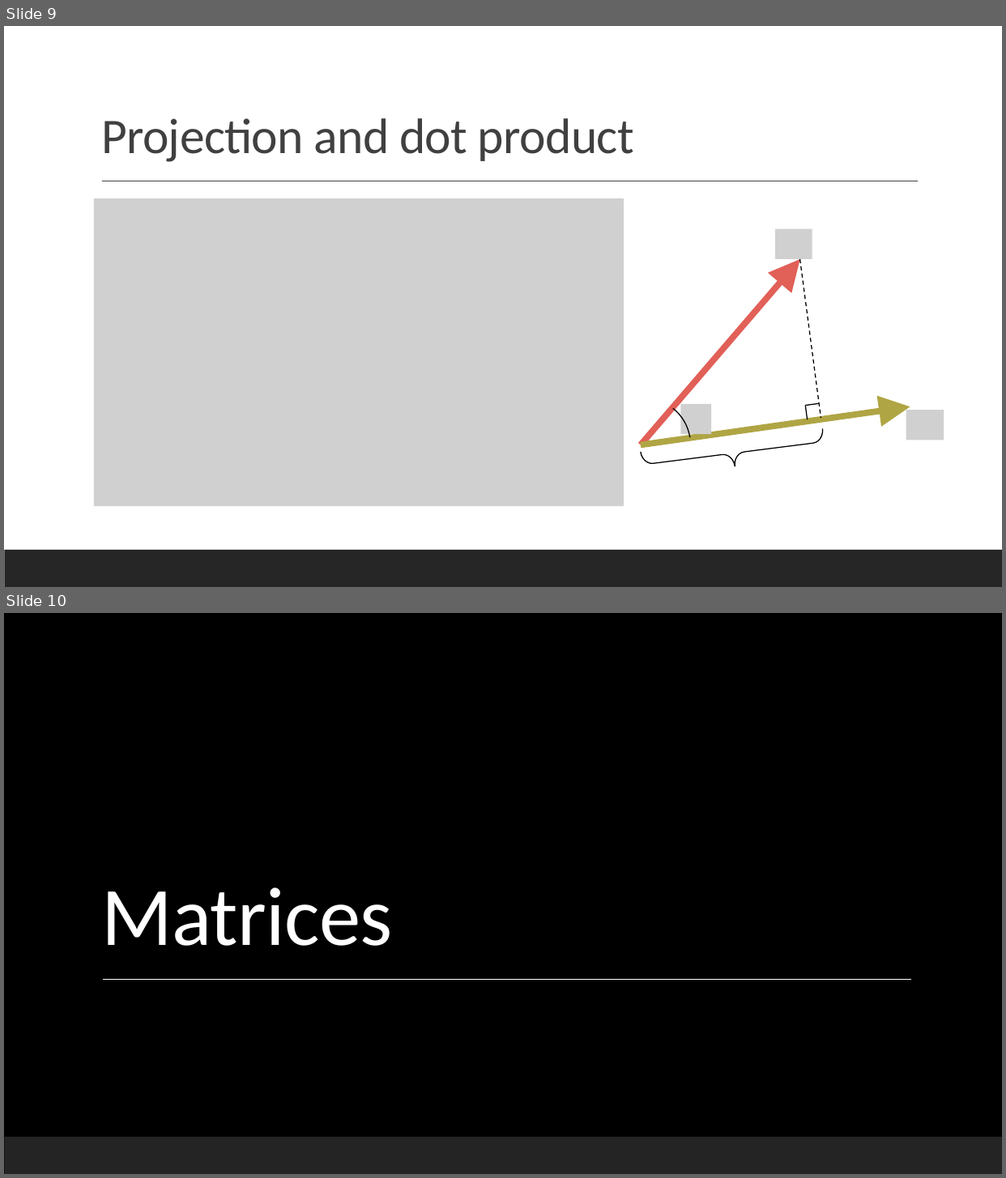
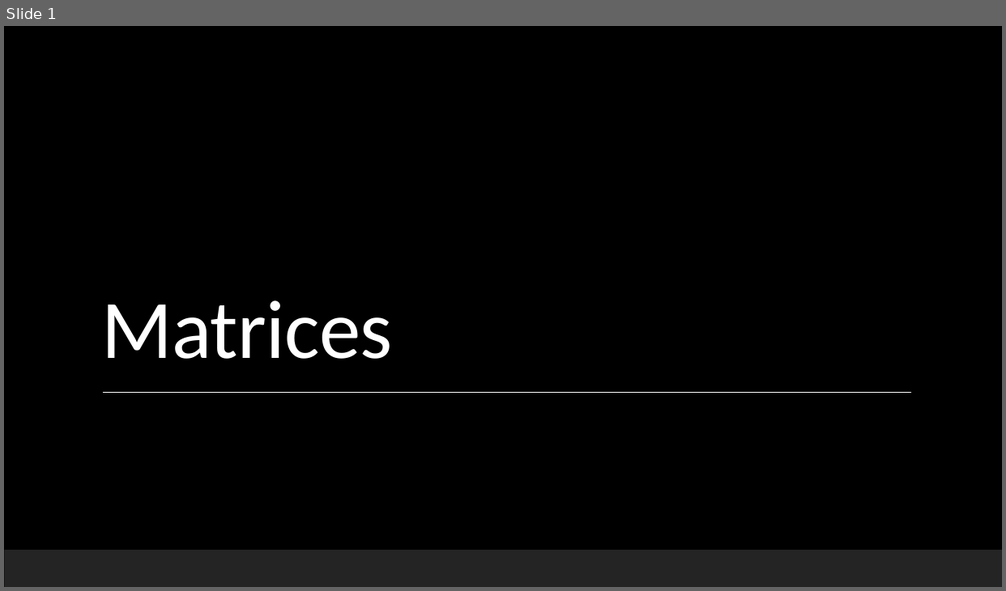
Before and after one commit to Falmouth-Games-Academy/bsc-course-materials, a slide deck: COMP270/03/2020-21-COMP270-03-lecture-materials.pptx. Shown one above the other, each under a label of ours: slides 9 and 10 before the commit, slide 1 after it. The pictures are 1006x1178 and 1006x591 pixels, drawn with LibreOffice and Linux fonts; fonts in the diff are those of the drawing; grey boxes stand for pictures; background and template pictures are left out. Boxes give left, top, right and bottom in pixels: in the first picture for what was removed or moved away, otherwise in the second. Text is boxed around its words. In the diff, an @@ line names an element or a change of style, - is before the commit and + after.

```diff
--- a/COMP270/03/2020-21-COMP270-03-lecture-materials.pptx
+++ b/COMP270/03/2020-21-COMP270-03-lecture-materials.pptx
@@ slide 9 removed at [4, 26, 1002, 587], background #FFFFFF @@
@@ title removed at [101, 118, 634, 162] @@
-Projection and dot product
@@ line removed from (102, 182) to (918, 182) @@
@@ picture removed at [94, 199, 624, 506] @@
@@ picture removed at [775, 228, 812, 258] @@
@@ arrow removed from (641, 446) to (800, 259) @@
@@ line removed from (799, 259) to (820, 418) @@
@@ arc (boxed as its full ellipse) removed at [599, 399, 691, 491] @@
@@ arrow removed from (641, 446) to (910, 407) @@
@@ picture removed at [681, 404, 711, 434] @@
@@ line removed from (819, 404) to (806, 406) @@
@@ line removed from (806, 406) to (808, 420) @@
@@ picture removed at [906, 410, 944, 440] @@
@@ left brace removed at [641, 429, 826, 478] @@
@@ rectangle removed at [4, 550, 1002, 587] @@
@@ what was slide 10 is now slide 1 @@
```
Also in this commit, not shown: 8 other slides removed, 31 other files.
